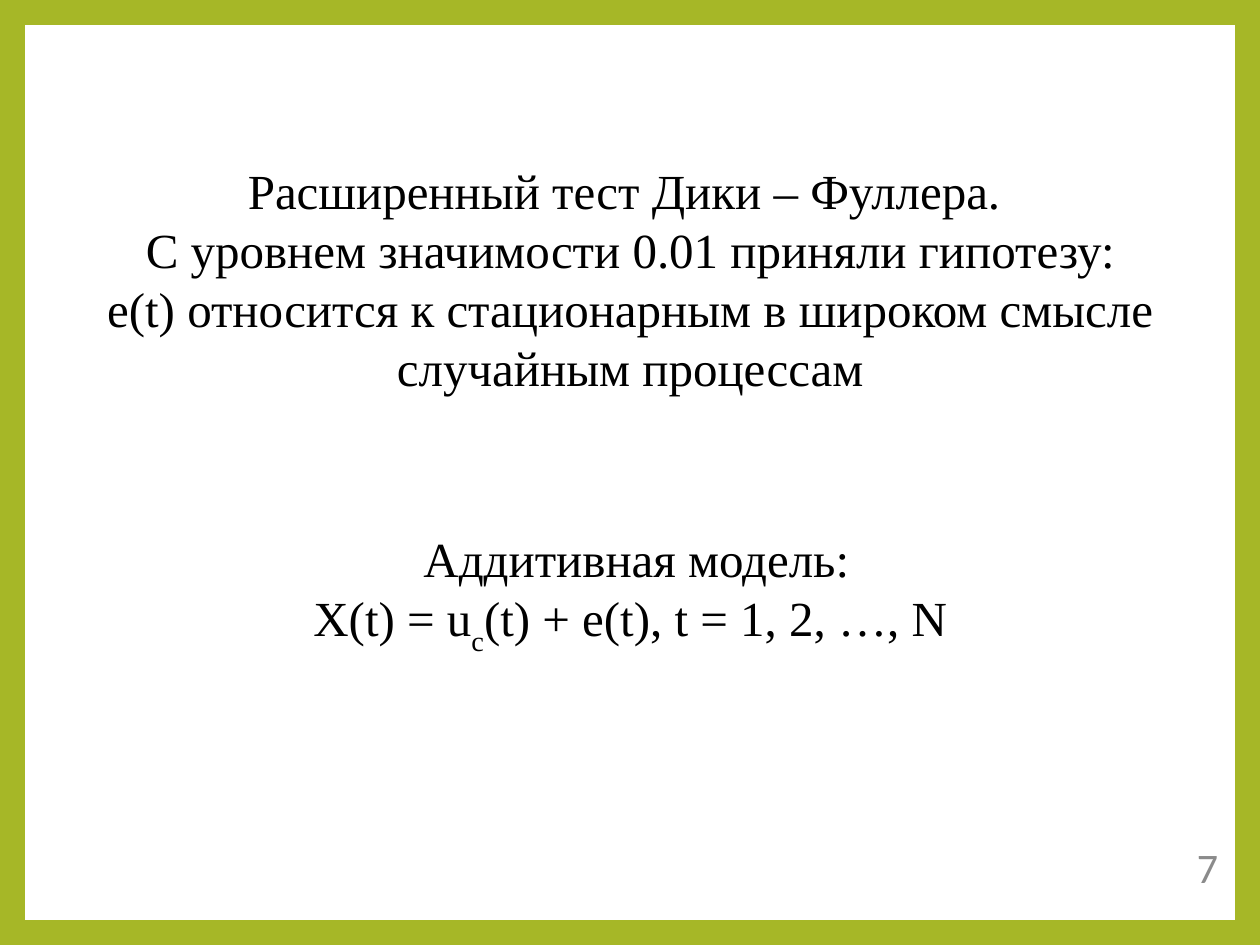
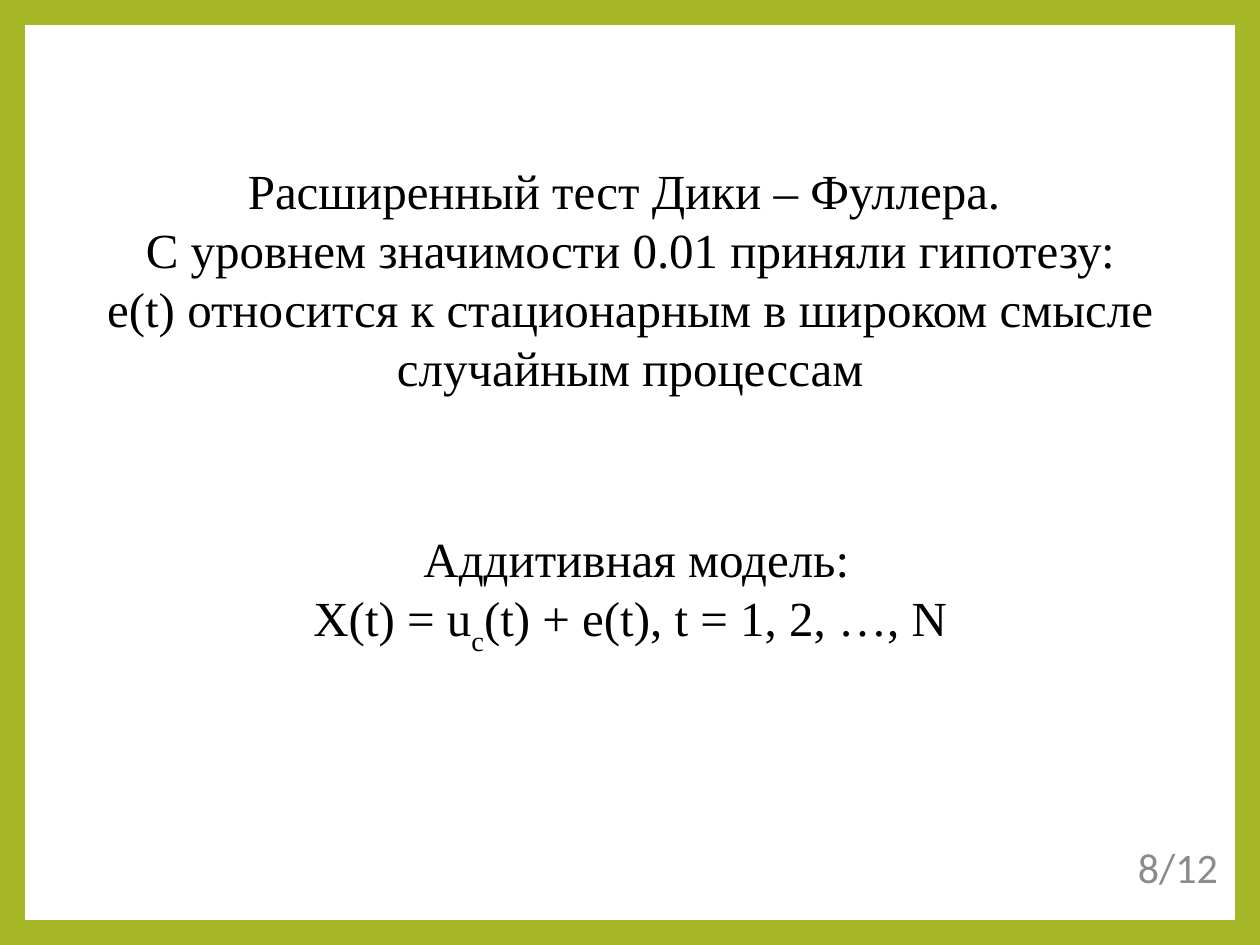
Before and after one commit to Ivan456/diplom, a slide deck: slide 8 of Ivan Vodich.ppt (slide 7 before the commit). Drawn at 1260x945 pixels with LibreOffice and Linux fonts; fonts in the diff are those of the drawing. Boxes give left, top, right and bottom in pixels: in the first picture for what was removed or moved away, otherwise in the second. Text is boxed around its words. In the diff, an @@ line names an element or a change of style, - is before the commit and + after.

```diff
--- a/Ivan Vodich.ppt
+++ b/Ivan Vodich.ppt
@@ text at [1138,854,1218,885]: text changed @@
-7
+8/12
```
Also in this commit, not shown: 9 other slides changed, 1 slide added, 2 other files.
